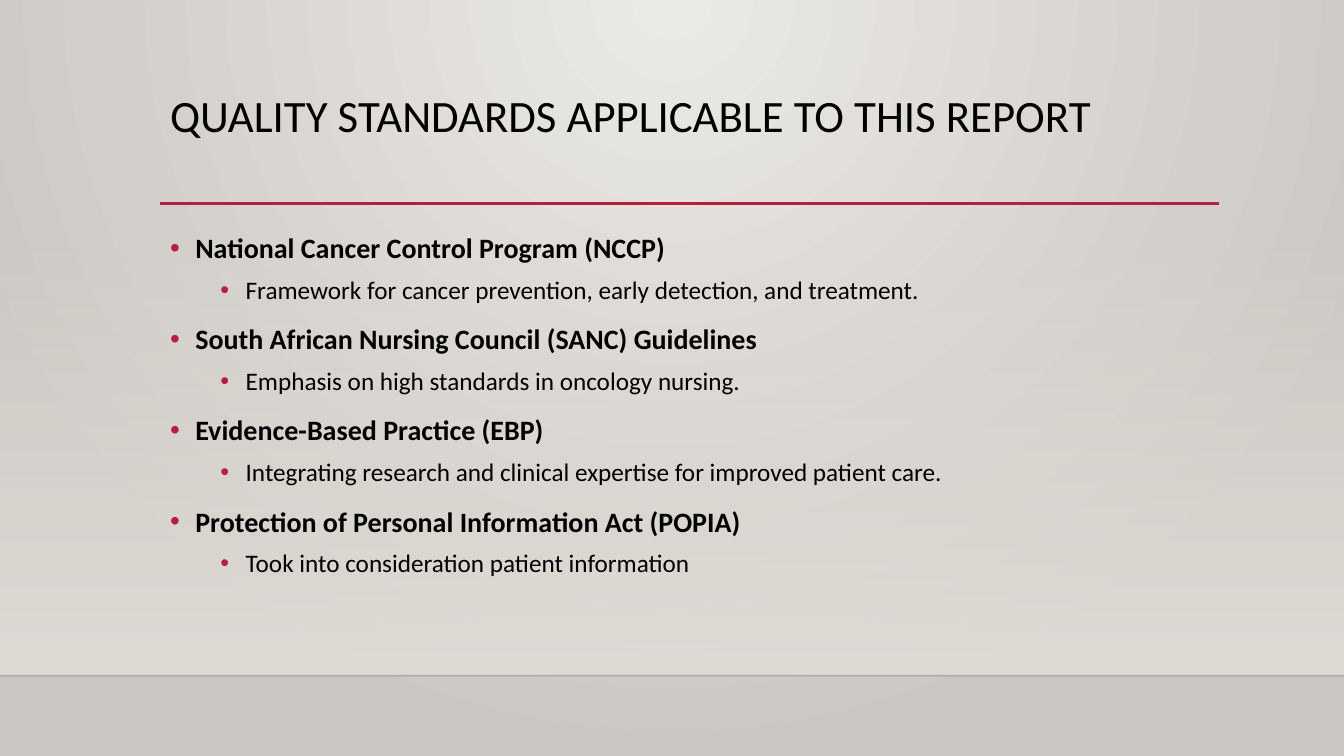
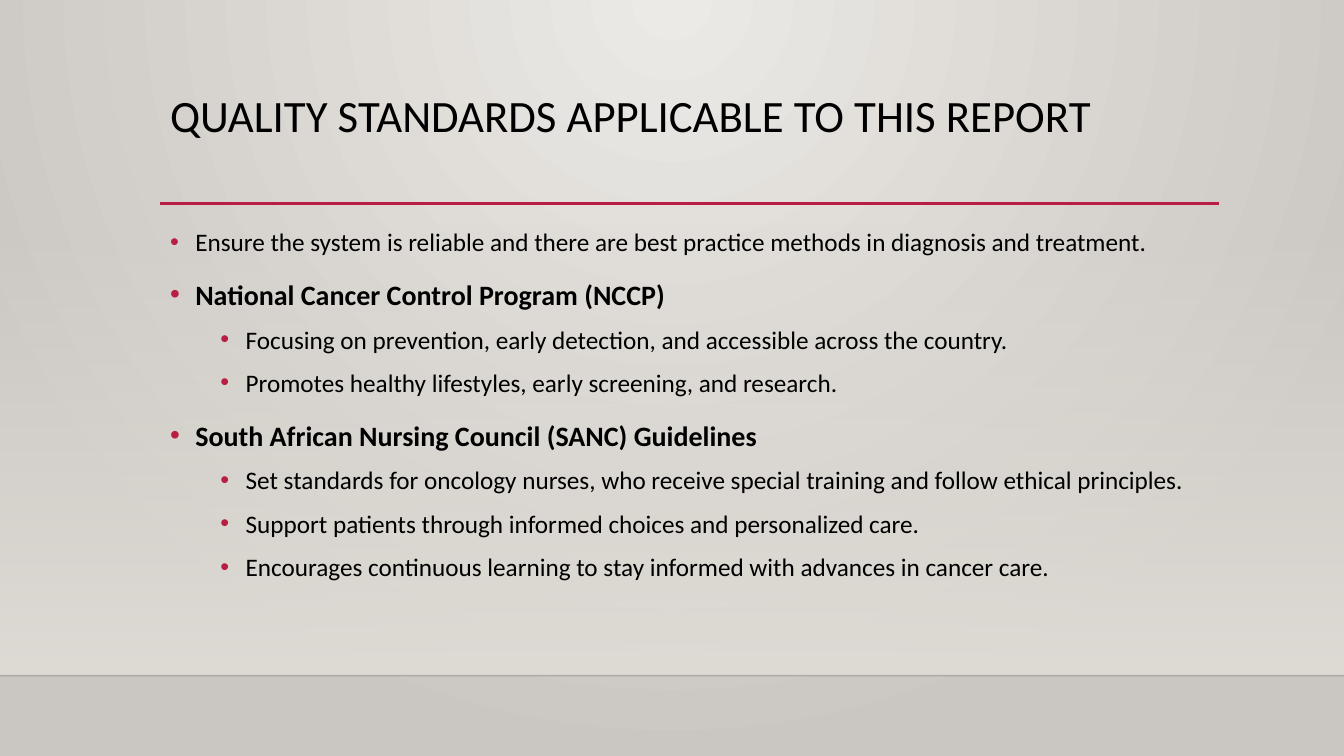
Before and after one commit to Wvrmhat/VMHC300_project, a slide deck: slide 4 of Presentation/QIP Presentation_BIT group_Updated.pptx (slide 3 before the commit). Drawn at 1344x756 pixels with LibreOffice and Linux fonts; fonts in the diff are those of the drawing; background and template pictures are left out. Boxes give left, top, right and bottom in pixels: in the first picture for what was removed or moved away, otherwise in the second. Text is boxed around its words. In the diff, an @@ line names an element or a change of style, - is before the commit and + after.

```diff
--- a/Presentation/QIP Presentation_BIT group_Updated.pptx
+++ b/Presentation/QIP Presentation_BIT group_Updated.pptx
@@ text at (x1=195, y1=233, x2=1146, y2=256): paragraph added @@
+• Ensure the system is reliable and there are best practice methods in diagnosis and treatment.
@@ text at (x1=195, y1=284, x2=757, y2=451): line spacing 1.1 to 1.2 @@
@@ text at (x1=246, y1=331, x2=1007, y2=397): text changed @@
-  • Framework for cancer prevention, early detection, and treatment.
+  • Focusing on prevention, early detection, and accessible across the country.
+  • Promotes healthy lifestyles, early screening, and research.
@@ text at (x1=246, y1=471, x2=1182, y2=581): text changed @@
-  • Emphasis on high standards in oncology nursing.
-• Evidence-Based Practice (EBP)
-  • Integrating research and clinical expertise for improved patient care.
-• Protection of Personal Information Act (POPIA)
-  • Took into consideration patient information
+  • Set standards for oncology nurses, who receive special training and follow ethical principles.
+  • Support patients through informed choices and personalized care.
+  • Encourages continuous learning to stay informed with advances in cancer care.
```
Also in this commit, not shown: 3 other slides changed, 7 slides added, 3 slides removed.
